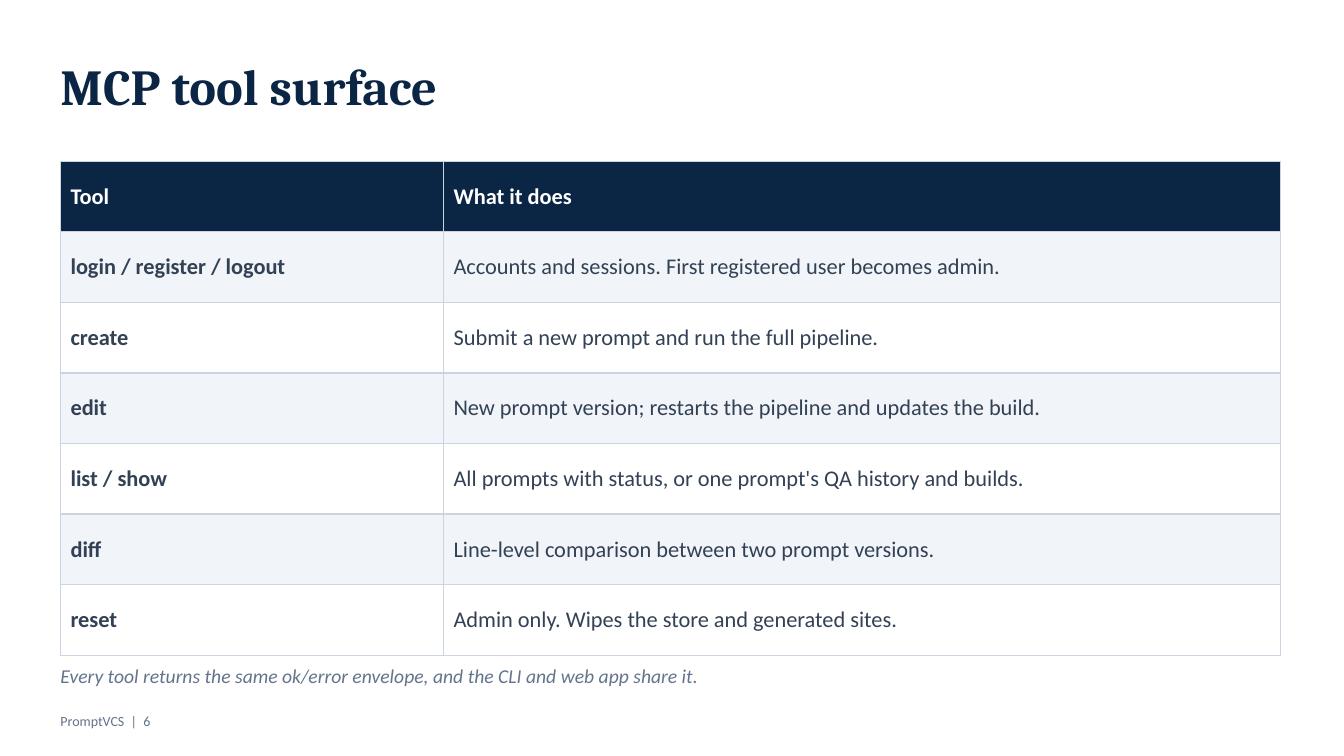
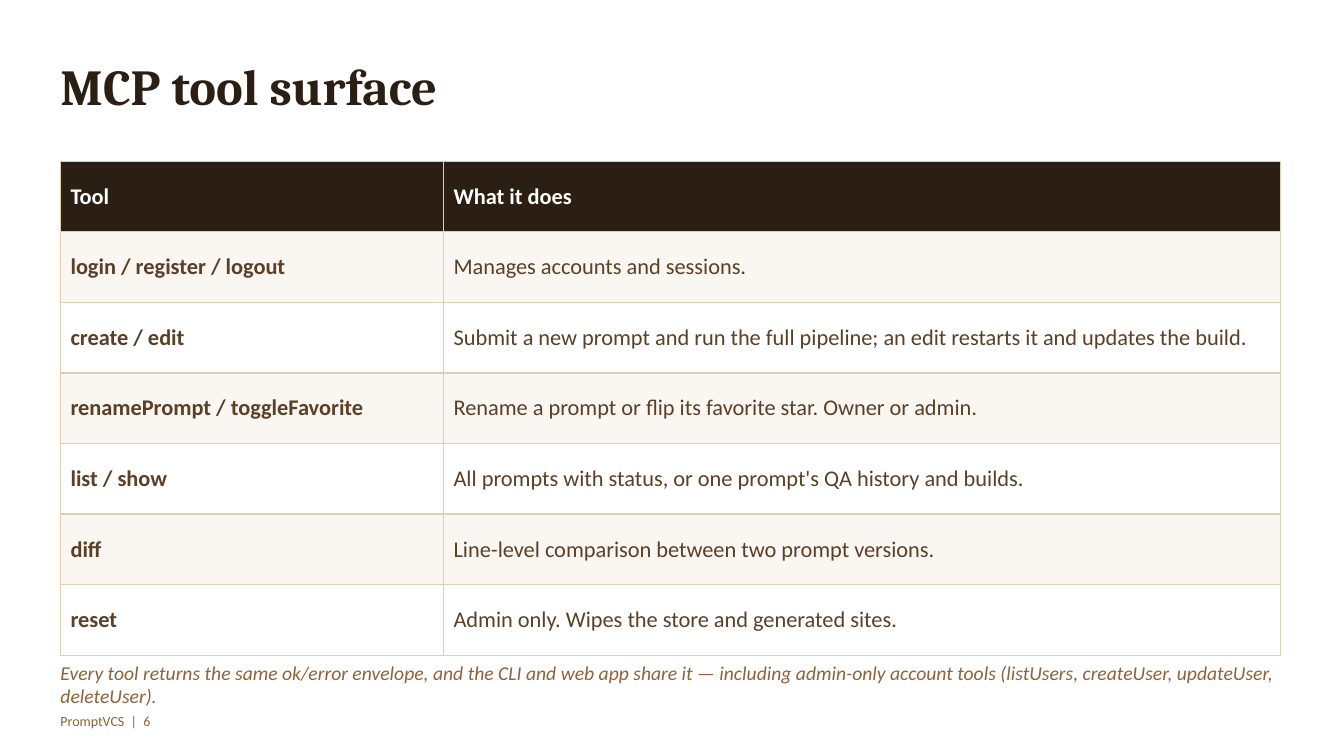
Before and after one commit to SahilHanda300/prompt-vcs, a slide deck: slide 6 of docs/PromptVCS-Presentation.pptx. Drawn at 1344x756 pixels with LibreOffice and Linux fonts; fonts in the diff are those of the drawing. Boxes give left, top, right and bottom in pixels: in the first picture for what was removed or moved away, otherwise in the second. Text is boxed around its words. In the diff, an @@ line names an element or a change of style, - is before the commit and + after.

Commit message:
Add CLI parity for favorites/rename/admin user management; fold PPT what's new slides into the existing narrative

```diff
--- a/docs/PromptVCS-Presentation.pptx
+++ b/docs/PromptVCS-Presentation.pptx
@@ text "MCP tool surface" at <box>60,69,437,106</box>: text colour #0B2545 to #2B1F14 @@
@@ table at <box>60,161,1280,655</box> @@
-row 2, column 2: Accounts and sessions. First registered user becomes admin.
+row 2, column 2: Manages accounts and sessions.
-row 3, column 1: create
+row 3, column 1: create / edit
-row 3, column 2: Submit a new prompt and run the full pipeline.
+row 3, column 2: Submit a new prompt and run the full pipeline; an edit restarts it and updates the build.
-row 4, column 1: edit
+row 4, column 1: renamePrompt / toggleFavorite
-row 4, column 2: New prompt version; restarts the pipeline and updates the build.
+row 4, column 2: Rename a prompt or flip its favorite star. Owner or admin.
@@ fill #0B2545 to #2B1F14 in row 1 @@
@@ fill #F1F5F9 to #FAF6F2 in 6 cells @@
@@ text colour #334155 to #5C4026 in "login / register / logout", "list / show", "All prompts with status, or one prompt's ...", "diff" and 3 more places @@
@@ borders changed @@
@@ text at <box>60,666,1273,706</box>: text changed; text colour #64748B to #8F6239 @@
-Every tool returns the same ok/error envelope, and the CLI and web app share it.
+Every tool returns the same ok/error envelope, and the CLI and web app share it — including admin-only account tools (listUsers, createUser, updateUser, deleteUser).
@@ text "PromptVCS | 6" at <box>60,716,150,729</box>: text colour #64748B to #8F6239 @@
```
Also in this commit, not shown: 21 other slides changed, 1 slide added, 3 other files.
